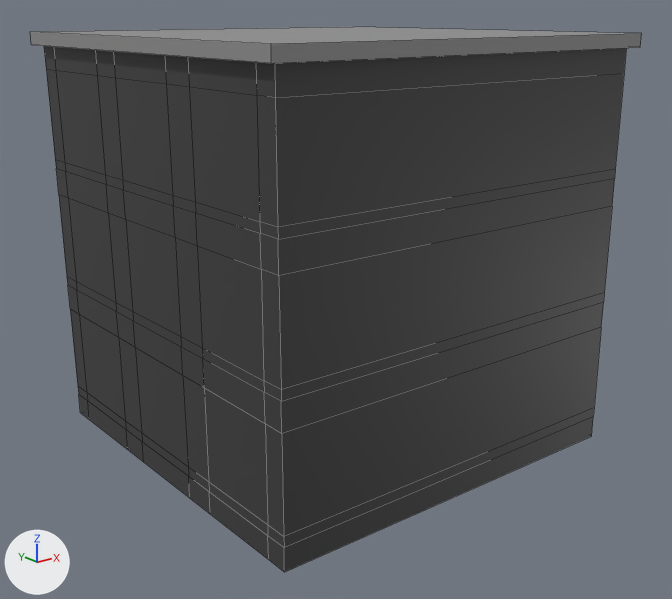
The Blender file Dopamine Game/Assets/Models/Buildings/Building2.blend as it was, and as the next commit left it.
Rendered twice from a 50 mm lens placed at (-28.7, -36.7, 21.5), pointed at (-0.2, -1.0, 7.2). Every picture has the same lights, and +X, +Y and +Z are marked at lower left. Mesh edges are drawn as thin lines.

The scene before the commit, as lines of its bpy script (objects in view):
```python
me_cube_001 = bpy.data.meshes.new('Cube.001')
me_cube_001.from_pydata(...)  # 248 vertices, 246 faces; spans x -1.0..1.03, y -1.0..1.0, z -1.0..1.0
# faces by material slot: [104, 142]
me_cube_001.materials.append(mat_material_001)  # black #3c3c3c
me_cube_001.materials.append(mat_material_002)  # picture img_facade2_jpg
me_cube_002 = bpy.data.meshes.new('Cube.002')
me_cube_002.from_pydata(...)  # a box spanning x -1.0..1.0, y -1.0..1.0, z -1.0..1.0
me_cube_002.materials.append(mat_material_003)  # grey #8e8e8e
ob_cube = bpy.data.objects.new('Cube', me_cube_001)
ob_cube.location = (0.0, 0.0, 9.84)
ob_cube.scale = (10.0, 10.0, 10.0)
ob_cube_001 = bpy.data.objects.new('Cube.001', me_cube_002)
ob_cube_001.location = (0.0, 0.0, 20.05)
ob_cube_001.scale = (10.5, 10.5, 0.314)
```
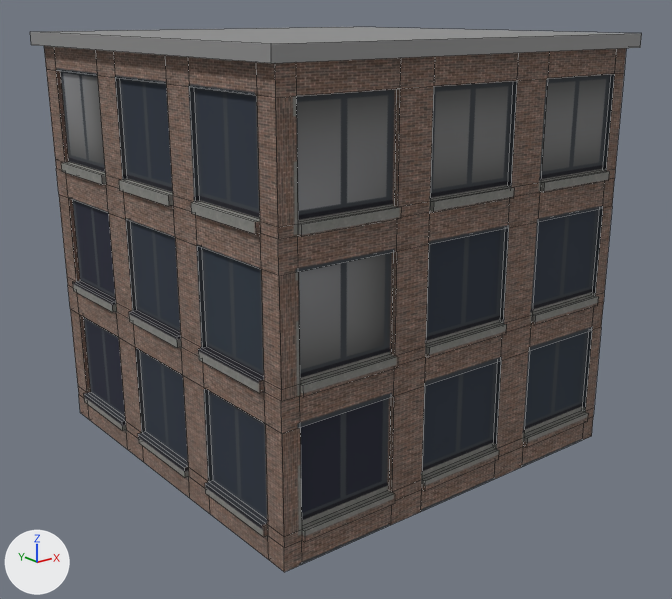
Boxes [x1, y1, x2, y2] around the edits, measured in the pictures (672 x 599 px):
```json
{"part": 1, "of": "me_cube_001", "change": "added", "after": [56, 48, 626, 572]}
{"part": 2, "of": "me_cube_001", "change": "recoloured", "before": [44, 46, 284, 571], "after": [44, 46, 284, 571], "on screen": "black to brown"}
```

The change, as JSON lines over the scene's bpy script:
```json
{"block": "me_cube_001", "where": "# used by ob_cube; location = (0.0, 0.0, 9.84); scale = (10.0, 10.0, 10.0)"}
{"op": "remove", "block": "me_cube_001", "code": "me_cube_001.from_pydata(...)  # 248 vertices, 246 faces; spans x -1.0..1.03, y -1.0..1.0, z -1.0..1.0"}
{"op": "add", "block": "me_cube_001", "code": "me_cube_001.from_pydata(...)  # 668 vertices, 666 faces; spans x -1.02..1.03, y -1.02..1.02, z -1.0..1.0"}
{"block": "me_cube_001", "change": "me_cube_001 part 1: 420 vertices added at x -1.02..0.92, y -1.02..1.02, z -1.0..1.0"}
{"block": "me_cube_001", "change": "me_cube_001 part 2: 52 faces spanning x -1.0..-0.99, y -1.0..1.0, z -1.0..1.0 switch from mat_material_001 (black #3c3c3c) to mat_material_002 (picture img_facade2_jpg)"}
```
